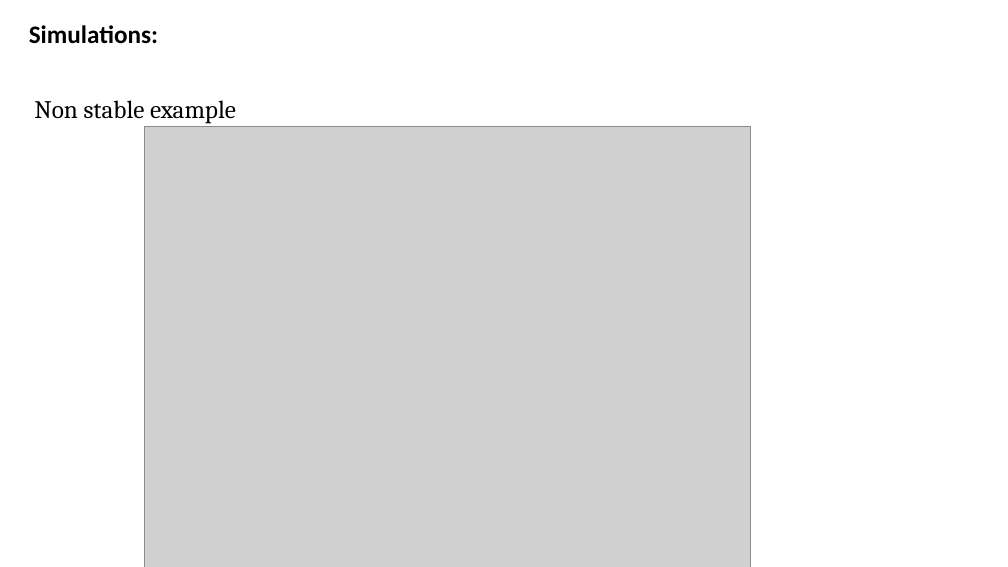
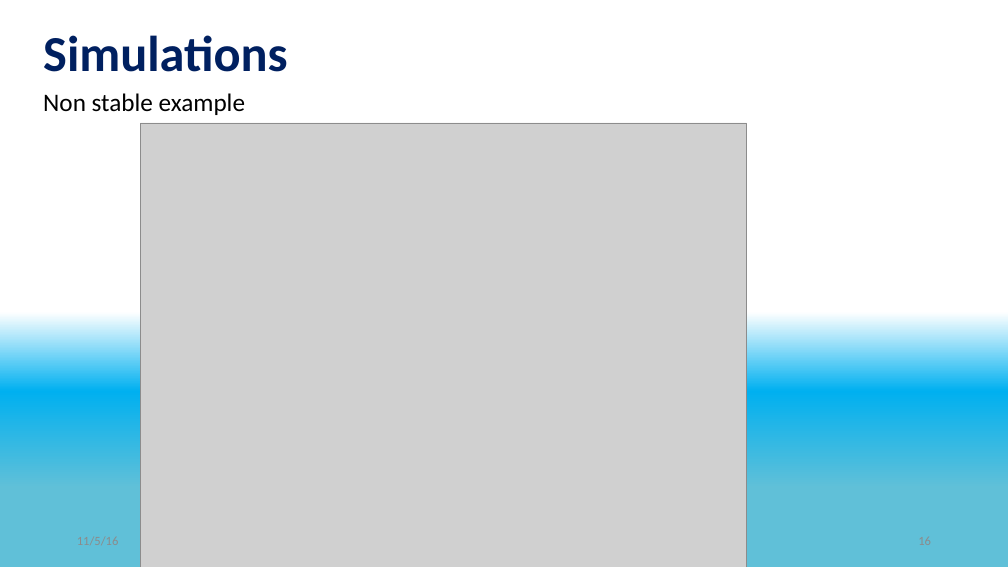
Before and after one commit to eladven/thesis, a slide deck: slide 16 of Presentations/Seminar.pptx (slide 13 before the commit). Drawn at 1008x567 pixels with LibreOffice and Linux fonts; fonts in the diff are those of the drawing; grey boxes stand for pictures. Boxes give left, top, right and bottom in pixels: in the first picture for what was removed or moved away, otherwise in the second. Text is boxed around its words. In the diff, an @@ line names an element or a change of style, - is before the commit and + after.

```diff
--- a/Presentations/Seminar.pptx
+++ b/Presentations/Seminar.pptx
@@ background #FFFFFF to gradient #FFFFFF to #00B0F0 to #60C0D8 @@
@@ subtitle at (29,25,158,44): paragraph removed @@
-Simulations:
@@ title added at (43,35,287,72), 48 pt, text #002060, bold @@
+Simulations
@@ subtitle "Non stable example": place and size @@
-subtitle "Non stable example" at (29,25,236,124)
+subtitle "Non stable example" at (43,93,245,115)
@@ subtitle "Non stable example" at (43,93,245,115): font Cambria to Calibri @@
@@ picture: place and size @@
-picture at (144,126,751,567)
+picture at (141,123,747,567)
```
Also in this commit, not shown: 6 other slides changed, 16 slides added, 20 slides removed.
